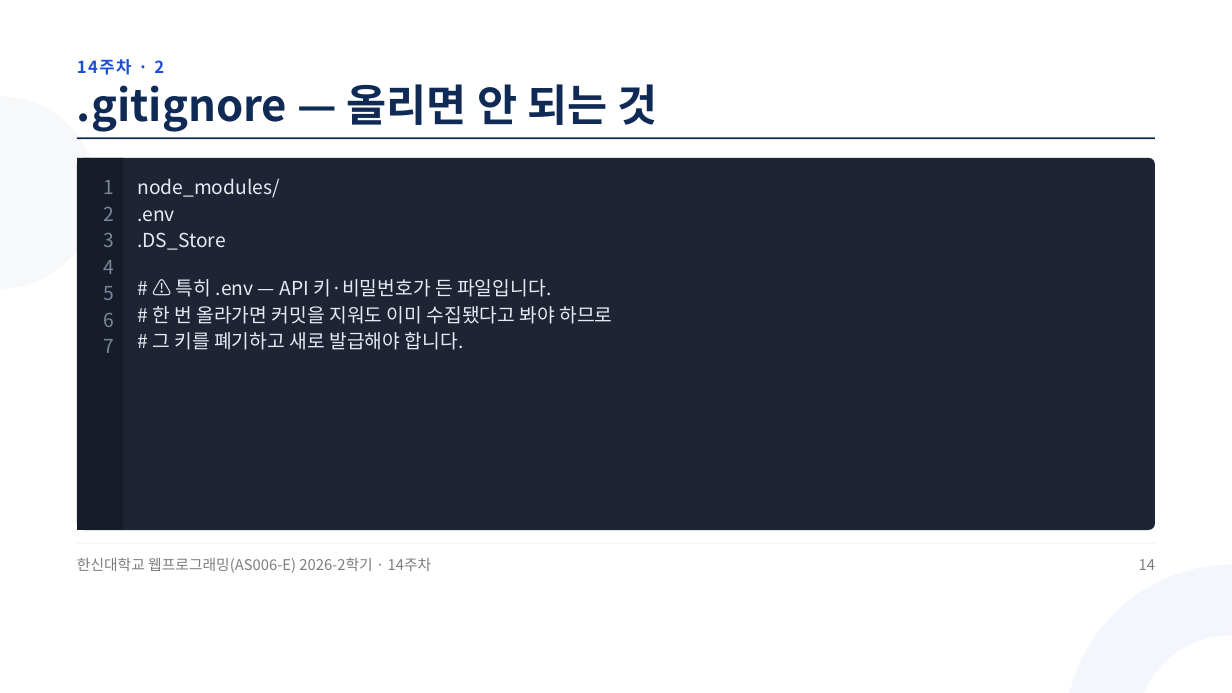
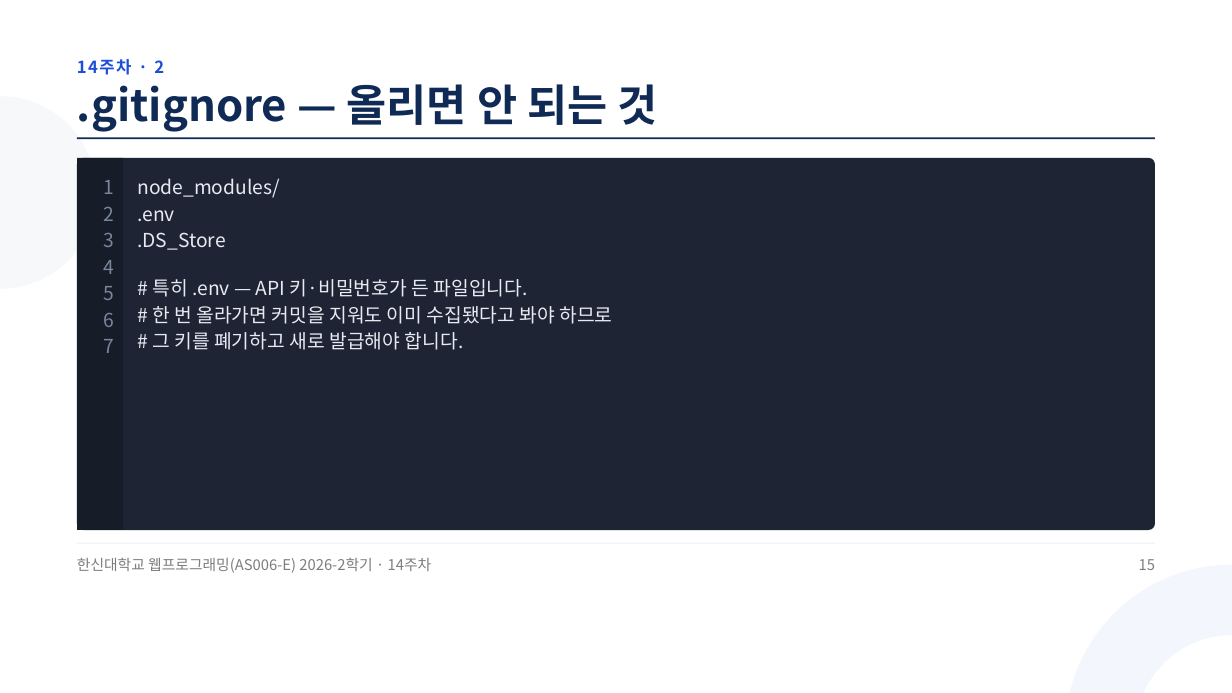
Before and after one commit to jungaistar/materials, a slide deck: slide 15 of hs-web/W14_종합_정리_및_과제_평가.pptx (slide 14 before the commit). Drawn at 1232x693 pixels with LibreOffice and Linux fonts; fonts in the diff are those of the drawing. Boxes give left, top, right and bottom in pixels: in the first picture for what was removed or moved away, otherwise in the second. Text is boxed around its words. In the diff, an @@ line names an element or a change of style, - is before the commit and + after.

```diff
--- a/hs-web/W14_종합_정리_및_과제_평가.pptx
+++ b/hs-web/W14_종합_정리_및_과제_평가.pptx
@@ text at <box>152,279,528,297</box>: text changed @@
-# ⚠ 특히 .env — API 키·비밀번호가 든 파일입니다.
+# 특히 .env — API 키·비밀번호가 든 파일입니다.
@@ text at <box>1139,559,1155,570</box>: text changed @@
-14
+15
```
Also in this commit, not shown: 42 other slides changed, 4 slides added, 2 slides removed.
